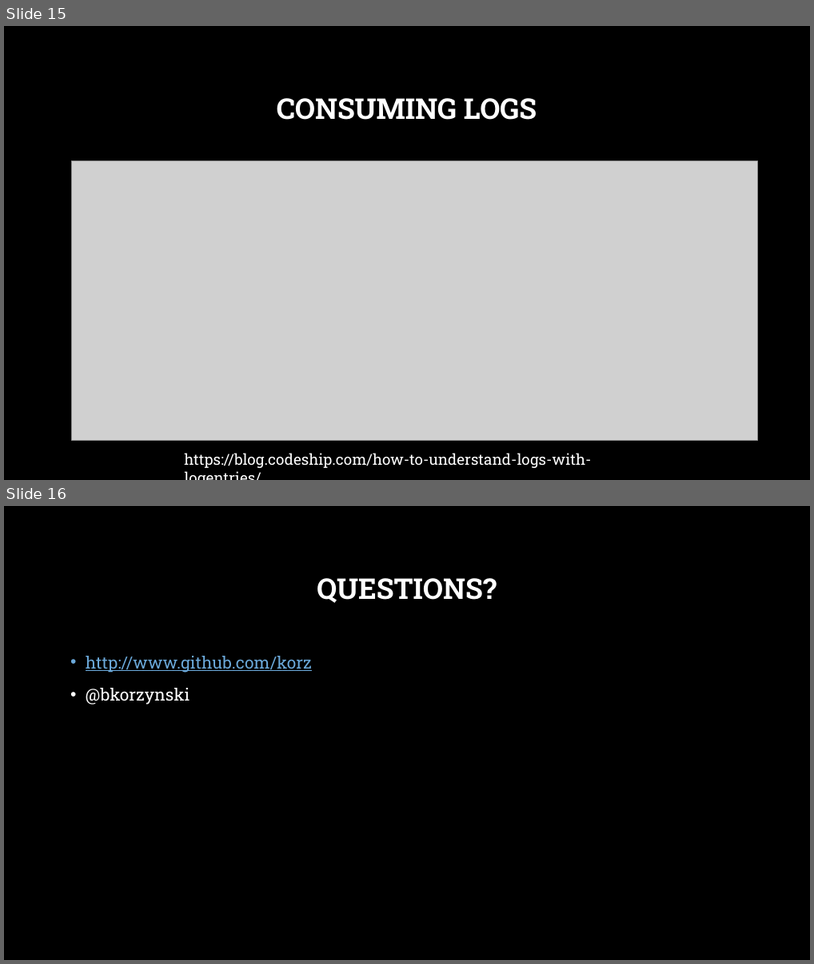
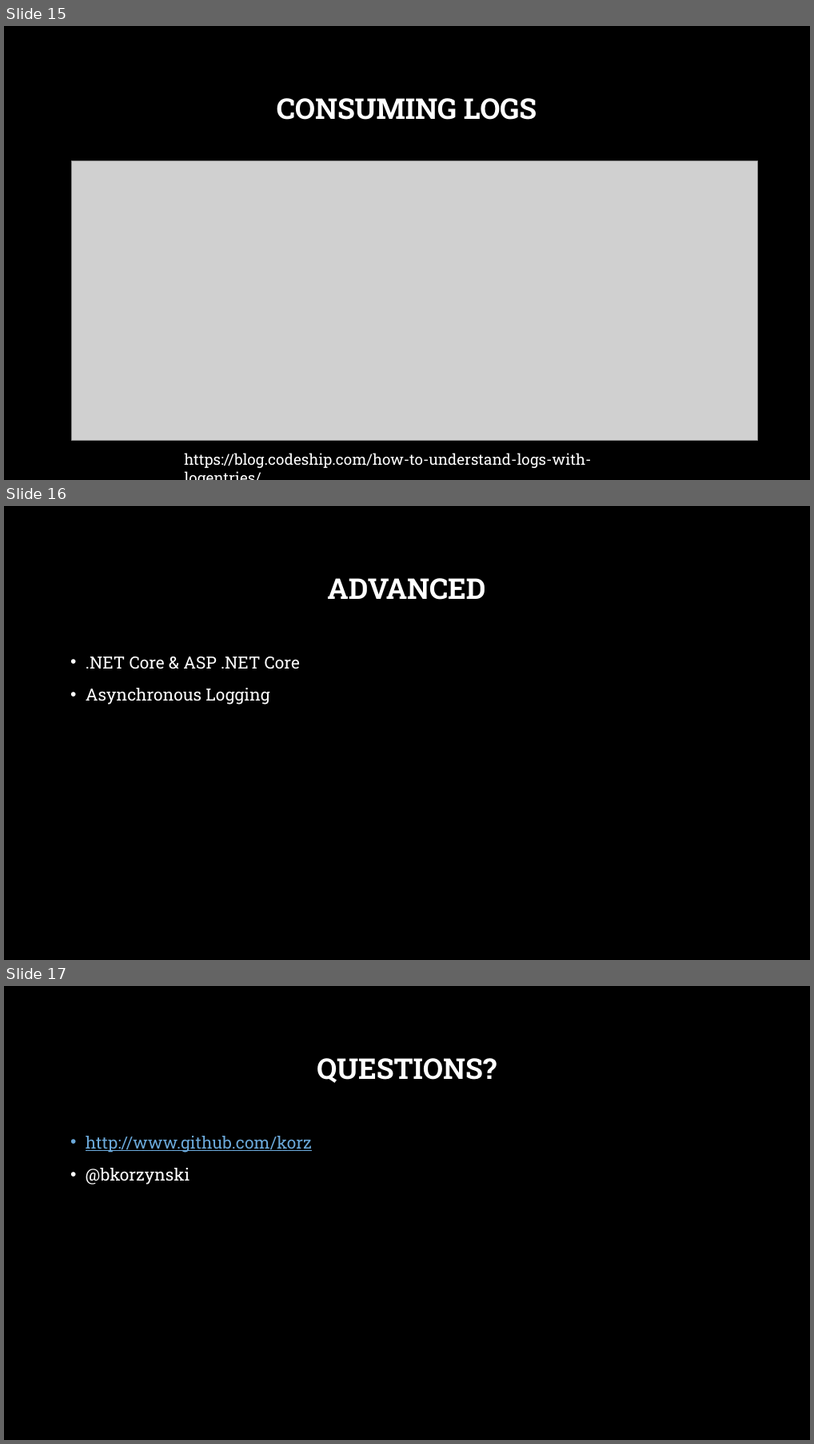
Before and after one commit to korz/SerilogLoggingAllGrownUp, a slide deck: SerilogLoggingAllGrownUp.pptx. Shown one above the other, each under a label of ours: slides 15 and 16 before the commit, slides 15, 16 and 17 after it. The pictures are 814x964 and 814x1444 pixels, drawn with LibreOffice and Linux fonts; fonts in the diff are those of the drawing; grey boxes stand for pictures; background and template pictures are left out. Boxes give left, top, right and bottom in pixels: in the first picture for what was removed or moved away, otherwise in the second. Text is boxed around its words. In the diff, an @@ line names an element or a change of style, - is before the commit and + after.

```diff
--- a/SerilogLoggingAllGrownUp.pptx
+++ b/SerilogLoggingAllGrownUp.pptx
@@ slide 16 added at box(4, 506, 810, 960), background picture (left out) @@
@@ title added at box(327, 578, 486, 600), 34 pt, text #FFFFFF, bold @@
+ADVANCED
@@ text added at box(86, 656, 300, 704), 20 pt, text #FFFFFF @@
+• .NET Core & ASP .NET Core
+• Asynchronous Logging
@@ what was slide 16 is now slide 17 @@
```
Also in this commit, not shown: 3 slides changed, 1 other slide added, 1 slide removed, 19 other files.
